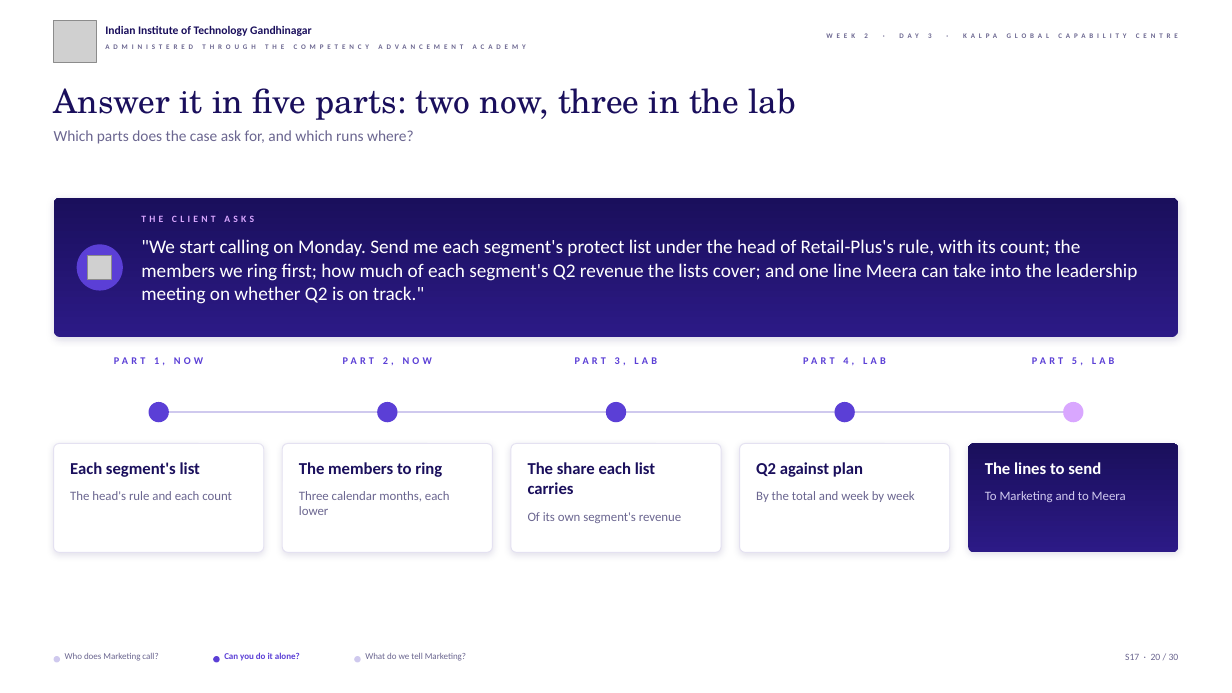
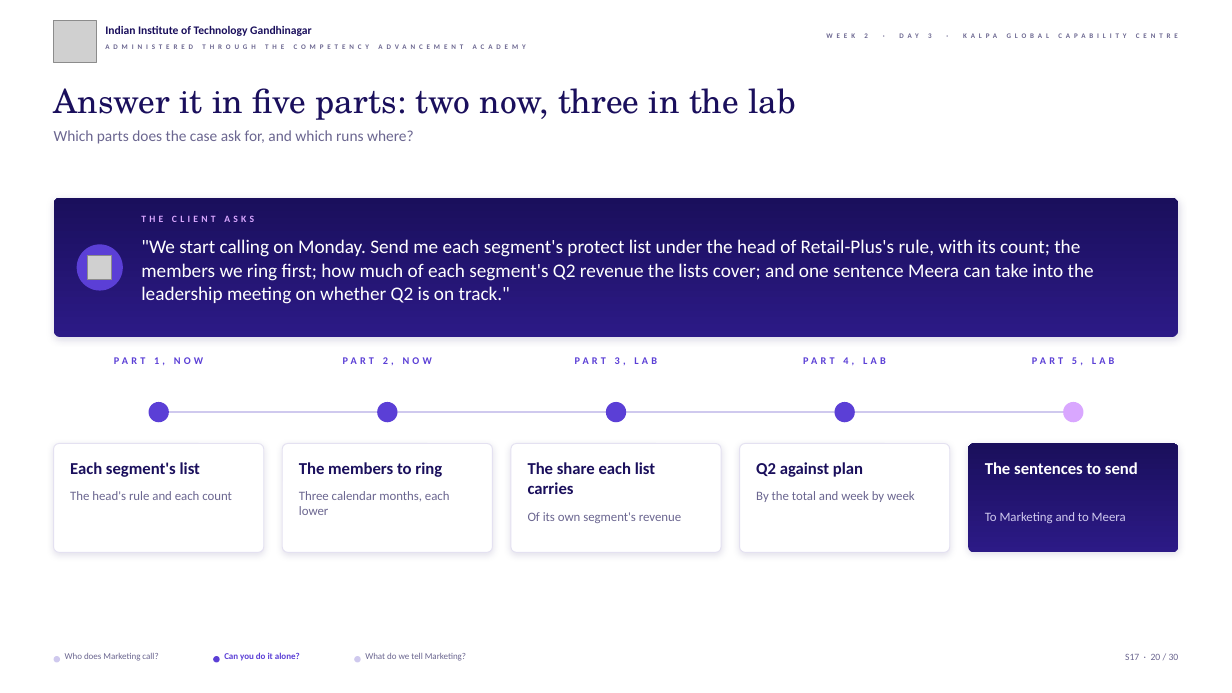
Before and after one commit to fde-academy-lab/c2-content-factory, a slide deck: slide 20 of content/W02/D3/slides/C2_W02_D03_half2_STUDENT.pptx. Drawn at 1232x693 pixels with LibreOffice and Linux fonts; fonts in the diff are those of the drawing; grey boxes stand for pictures; background and template pictures are left out. Boxes give left, top, right and bottom in pixels: in the first picture for what was removed or moved away, otherwise in the second. Text is boxed around its words. In the diff, an @@ line names an element or a change of style, - is before the commit and + after.

```diff
--- a/content/W02/D3/slides/C2_W02_D03_half2_STUDENT.pptx
+++ b/content/W02/D3/slides/C2_W02_D03_half2_STUDENT.pptx
@@ text at <box>141,239,1094,304</box>: text changed @@
-"We start calling on Monday. Send me each segment's protect list under the head of Retail-Plus's rule, with its count; the members we ring first; how much of each segment's Q2 revenue the lists cover; and one line Meera can take into the leadership meeting on whether Q2 is on track."
+"We start calling on Monday. Send me each segment's protect list under the head of Retail-Plus's rule, with its count; the members we ring first; how much of each segment's Q2 revenue the lists cover; and one sentence Meera can take into the leadership meeting on whether Q2 is on track."
@@ text at <box>985,462,1138,474</box>: text changed @@
-The lines to send
+The sentences to send
@@ text "To Marketing and to Meera": place and size @@
-text "To Marketing and to Meera" at <box>985,491,1126,502</box>
+text "To Marketing and to Meera" at <box>985,512,1126,523</box>
```
Also in this commit, not shown: 21 other slides changed, 43 other files.
